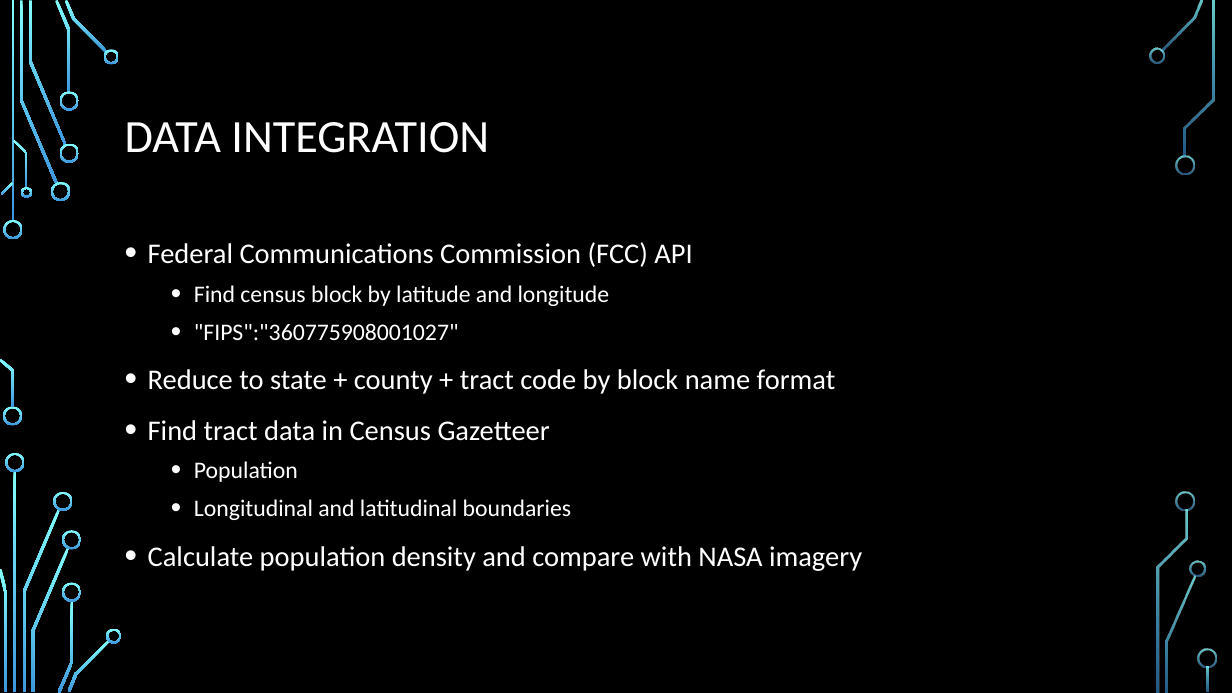
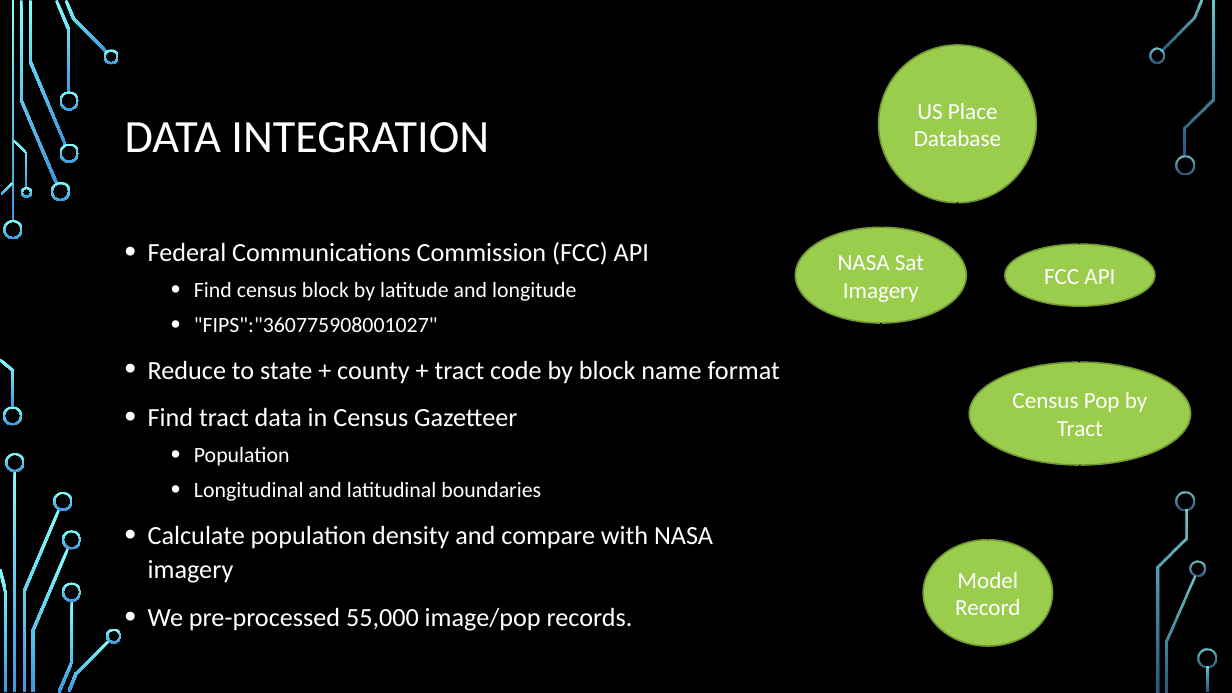
Before and after one commit to hpincket/satpop, a slide deck: slide 6 of satpop.pptx. Drawn at 1232x693 pixels with LibreOffice and Linux fonts; fonts in the diff are those of the drawing; background and template pictures are left out. Boxes give left, top, right and bottom in pixels: in the first picture for what was removed or moved away, otherwise in the second. Text is boxed around its words. In the diff, an @@ line names an element or a change of style, - is before the commit and + after.

```diff
--- a/satpop.pptx
+++ b/satpop.pptx
@@ ellipse added at bbox=[879, 45, 1037, 203], fill #9ACD4C, outline #729838 1.25 pt, 18 pt, text #FFFFFF @@
+US Place Database
@@ curved arrow added from (958, 202) to (881, 227), #000000 1.25 pt @@
@@ curved arrow added from (958, 202) to (1080, 244), #000000 1.25 pt @@
@@ ellipse added at bbox=[796, 227, 967, 323], fill #9ACD4C, outline #729838 1.25 pt, 18 pt, text #FFFFFF @@
+NASA Sat Imagery
@@ text at bbox=[148, 242, 780, 583]: size 22.2 to 20.4 pt in "Federal Communications Commission (FCC) API", "Reduce to state + county + tract ...", "Find tract data in Census Gazetteer", "Calculate population density and compare with NASA ..."; size 18.5 to 17 pt in "Find census block by latitude and longitude", ""FIPS":"360775908001027"", "Population", "Longitudinal and latitudinal boundaries" @@
@@ ellipse added at bbox=[1006, 244, 1155, 306], fill #9ACD4C, outline #729838 1.25 pt, 18 pt, text #FFFFFF @@
+FCC API
@@ curved arrow added from (881, 323) to (988, 540), #000000 1.25 pt @@
@@ curved arrow added from (1080, 307) to (1080, 363), #000000 1.25 pt @@
@@ ellipse added at bbox=[970, 362, 1191, 465], fill #9ACD4C, outline #729838 1.25 pt, 18 pt, text #FFFFFF @@
+Census Pop by Tract
@@ curved arrow added from (1080, 465) to (988, 540), #000000 1.25 pt @@
@@ ellipse added at bbox=[923, 540, 1053, 646], fill #9ACD4C, outline #729838 1.25 pt, 18 pt, text #FFFFFF @@
+Model Record
@@ text at bbox=[148, 607, 633, 631]: paragraph added @@
+• We pre-processed 55,000 image/pop records.
```
Also in this commit, not shown: 8 other slides changed, 3 slides added, 1 slide removed, 1 other file.
